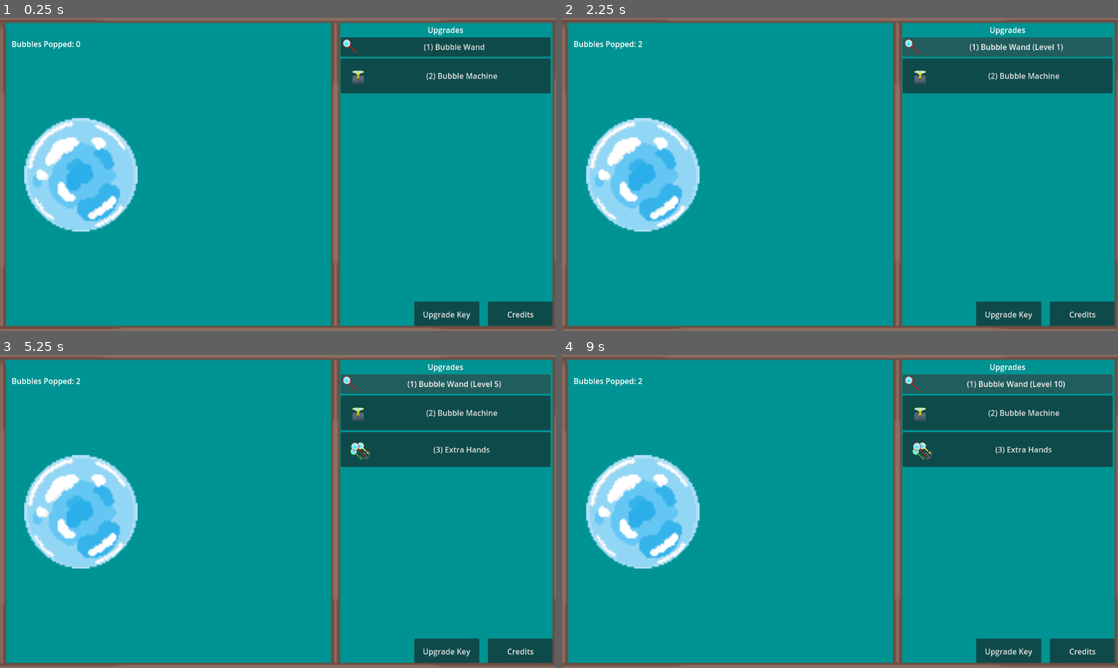
Above: before the commit, frames 1-4 (two rows, left to right).
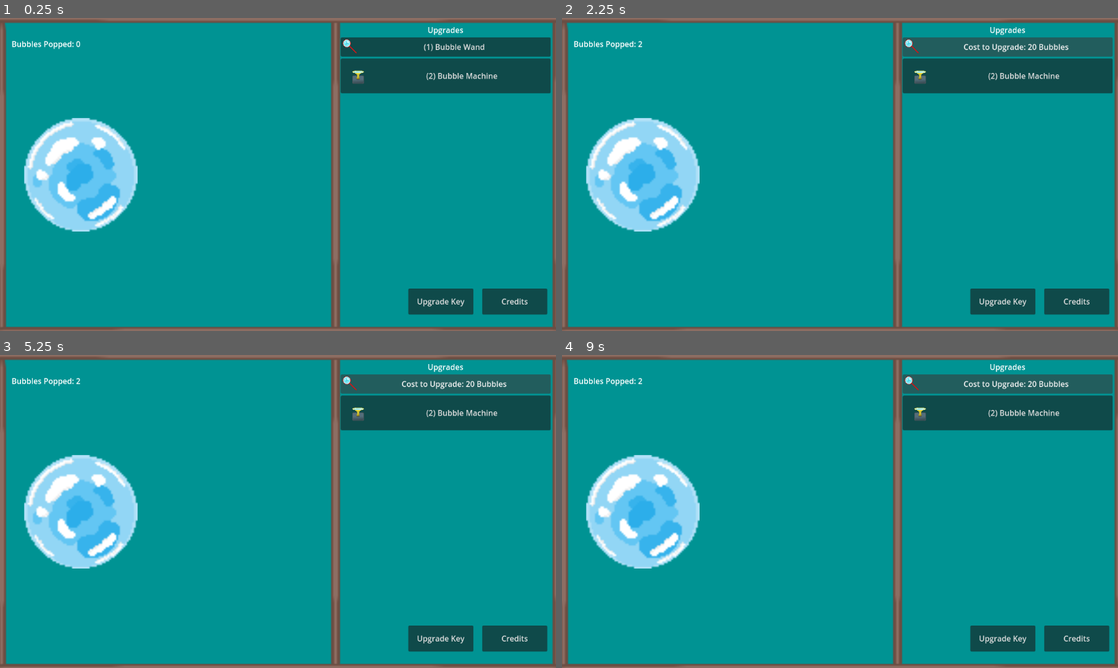
Above: after the commit, the same moments.

Repository: dbrogen/BubbleBusters
Game: Godot game, scene res://Scenes/main_screen.tscn
The game is run twice, just before and just after one commit, with the same random seed, the same clock (stepped at 60 frames per second) and the same inputs.
Inputs (mouse positions are in pixels of both pictures, inside the frame that each line leads up to):
- Up to frame 1 (0.25 s): no input
- Up to frame 2 (2.25 s): click (684, 174) at 0.5 s; click "(Space) Click to Pop" at 1.25 s; click "(1) Bubble Wand" at 2 s
- Up to frame 3 (5.25 s): click "(1) Bubble Wand (Level 1)" (after the commit: "Cost to Upgrade: 20 Bubbles") at 2.75 s; click "(1) Bubble Wand (Level 2)" (after the commit: "Cost to Upgrade: 20 Bubbles") at 3.5 s; click "(1) Bubble Wand (Level 3)" (after the commit: "Cost to Upgrade: 20 Bubbles") at 4.25 s; click "(1) Bubble Wand (Level 4)" (after the commit: "Cost to Upgrade: 20 Bubbles") at 5 s
- Up to frame 4 (9 s): click "(1) Bubble Wand (Level 5)" (after the commit: "Cost to Upgrade: 20 Bubbles") at 5.75 s; click "(1) Bubble Wand (Level 6)" (after the commit: "Cost to Upgrade: 20 Bubbles") at 6.5 s; click "(1) Bubble Wand (Level 7)" (after the commit: "Cost to Upgrade: 20 Bubbles") at 7.25 s; click "(1) Bubble Wand (Level 8)" (after the commit: "Cost to Upgrade: 20 Bubbles") at 8 s; click "(1) Bubble Wand (Level 9)" (after the commit: "Cost to Upgrade: 20 Bubbles") at 8.75 s

The runs differ from the first frame. In frame 1, 2.8% of the frame differs, in the area x 0-100%, y 86-99%; in frame 2, 3.0%; in frame 3, 7.2%; in frame 4, 7.2%, in the area x 0-100%, y 8-99%.

Commit message:
Bubble Health, UI, and Audio changes
Temporary removal of bubble health system, adjusted UI to prevent errors, allowed for looping music, adjusted variables to allow the game to maintain upgrade levels and popped bubbles when changing scenes.

Diff:
--- a/Scenes/main_screen.tscn
+++ b/Scenes/main_screen.tscn
@@ -14,38 +14,38 @@
 [node name="UI" parent="." instance=ExtResource("2_yre71")]
 offset_right = -7.0
 
-[node name="Timer" type="Timer" parent="."]
-wait_time = 120.0
-one_shot = true
-autostart = true
-
 [node name="AudioStreamPlayer2D" type="AudioStreamPlayer2D" parent="."]
 stream = ExtResource("4_8e5jr")
 autoplay = true
 
 [node name="Credits" type="Button" parent="."]
-offset_left = 1011.0
-offset_top = 587.0
-offset_right = 1146.0
-offset_bottom = 641.0
+z_index = 4
+offset_left = 999.0
+offset_top = 560.0
+offset_right = 1134.0
+offset_bottom = 614.0
 text = "Credits"
 
 [node name="UpgradeKey" type="Button" parent="."]
-offset_left = 858.0
-offset_top = 587.0
-offset_right = 993.0
-offset_bottom = 641.0
+z_index = 4
+offset_left = 846.0
+offset_top = 560.0
+offset_right = 981.0
+offset_bottom = 614.0
 text = "Upgrade Key"
 
 [node name="Bottom Frame" type="TextureRect" parent="."]
+process_mode = 4
 z_index = 1
 offset_left = -308.0
-offset_top = 535.0
+offset_top = 614.0
 offset_right = 1461.0
-offset_bottom = 684.0
+offset_bottom = 750.0
 texture = ExtResource("5_nfu0e")
+flip_v = true
 
 [node name="Top Frame" type="TextureRect" parent="."]
+process_mode = 4
 z_index = 1
 offset_left = -373.0
 offset_top = -111.0
@@ -54,6 +54,7 @@
 texture = ExtResource("5_nfu0e")
 
 [node name="Left Frame" type="TextureRect" parent="."]
+process_mode = 4
 offset_left = 115.0
 offset_top = -147.0
 offset_right = 1079.0
@@ -62,6 +63,7 @@
 texture = ExtResource("5_nfu0e")
 
 [node name="Right Frame" type="TextureRect" parent="."]
+process_mode = 4
 offset_left = 1266.0
 offset_top = -188.0
 offset_right = 2272.0
@@ -70,6 +72,7 @@
 texture = ExtResource("5_nfu0e")
 
 [node name="Middle Frame" type="TextureRect" parent="."]
+process_mode = 4
 offset_left = 807.0
 offset_top = -174.0
 offset_right = 1795.0
@@ -77,6 +80,5 @@
 rotation = 1.57079
 texture = ExtResource("5_nfu0e")
 
-[connection signal="timeout" from="Timer" to="." method="_on_timer_timeout"]
 [connection signal="pressed" from="Credits" to="." method="_on_button_pressed"]
 [connection signal="pressed" from="UpgradeKey" to="." method="_on_upgrade_key_pressed"]
--- a/Scenes/upgrade_key.tscn
+++ b/Scenes/upgrade_key.tscn
@@ -12,6 +12,7 @@
 script = ExtResource("1_n1lvq")
 
 [node name="ColorRect" type="ColorRect" parent="."]
+layout_mode = 0
 offset_left = -57.0
 offset_right = 1162.0
 offset_bottom = 676.0
--- a/Scripts/Global.gd
+++ b/Scripts/Global.gd
@@ -1,6 +1,7 @@
 class_name GlobalScript
 extends Node
 
+@export var bubblesPopped: int = 0;
 @export var wandLevel: int = 0;
 @export var machineLevel: int = 0;
 @export var handLevel: int = 0;
@@ -8,3 +9,9 @@
 @export var babyLevel: int = 0;
 @export var gardenLevel: int = 0;
 @export var gangsterLevel: int = 0;
+@export var bubblesPerClick: int = 1;
+@export var machineUnlocked: bool = false;
+@export var babiesUnlocked: bool = false;
+@export var gardenUnlocked: bool = false;
+@export var factoryUnlocked: bool = false;
+@export var gangstersUnlocked: bool = false;
--- a/Scripts/UI.gd
+++ b/Scripts/UI.gd
@@ -1,29 +1,106 @@
 class_name MainScreen
 extends Control
 
-@export var bubbleHealth: int = 0;
 @export var numBubbles: float = 0.0;
-var bubblesPerClick: int = 1;
+
+@export var bubblesPerClick: int = 1;
 var machineUnlocked: bool = false;
 var babiesUnlocked: bool = false;
 var gardenUnlocked: bool = false;
 var factoryUnlocked: bool = false;
 var gangstersUnlocked: bool = false;
 
+var wandBaseCost: int = 20;
+var machineBaseCost: int = 50;
+var babyBaseCost: int = 100;
+var factoryBaseCost: int = 250;
+var gardenBaseCost: int = 750;
+var handBaseCost: int = 50;
+var gangstersBaseCost: int = 1500;
+
+var wandLevel: int = Global.wandLevel;
+var machineLevel: int = Global.machineLevel;
+var babyLevel: int = Global.babyLevel;
+var factoryLevel: int = Global.factoryLevel;
+var gardenLevel: int = Global.gardenLevel;
+var handLevel: int = Global.handLevel;
+var gangsterLevel: int = Global.gangsterLevel;
+
 ## On scene load set the main text for the scene label and button
 func _ready() -> void:
+
+	numBubbles = Global.bubblesPopped;
 	$BubbleButton.text = "";
 	$Label.text = "Bubbles Popped: " + str(numBubbles);
-	$Upgrades/WandButton.text = "(1) Bubble Wand";
-	$Upgrades/MachineButton.text = "(2) Bubble Machine";
-	$Upgrades/BabyButton.text = "(5) Bubble Blowing Babies";
-	$Upgrades/FactoryButton.text = "(4) Bubble Factory";
-	$Upgrades/GardenButton.text = "(6) Bubble Garden";
-	$Upgrades/HandsButton.text = "(3) Extra Hands";
-	$Upgrades/GangsterButton.text = "(7) Bubble Busters";
-	bubbleHealth = get_parent().bubbleHealth;
+
+	wandLevel = Global.wandLevel;
+	machineLevel = Global.machineLevel;
+	babyLevel = Global.babyLevel;
+	factoryLevel = Global.factoryLevel;
+	gardenLevel = Global.gardenLevel;
+	handLevel = Global.handLevel;
+	gangsterLevel = Global.gangsterLevel;
+
+	bubblesPerClick = Global.bubblesPerClick;
+	machineUnlocked = Global.machineUnlocked;
+	babiesUnlocked = Global.babiesUnlocked;
+	gardenUnlocked = Global.gardenUnlocked;
+	factoryUnlocked = Global.factoryUnlocked;
+	gangstersUnlocked = Global.gangstersUnlocked;
+
+	if(wandLevel == 0):
+		$Upgrades/WandButton.text = "(1) Bubble Wand";
+	else:
+		$Upgrades/WandButton.text = "(1) Bubble Wand (Level " + str(wandLevel) + ")";
+
+	if(machineLevel == 0):
+		$Upgrades/MachineButton.text = "(2) Bubble Machine";
+	else:
+		$Upgrades/MachineButton.text = "(2) Bubble Machine (Level " + str(machineLevel) + ")";
+
+	if(handLevel == 0):
+		$Upgrades/HandsButton.text = "(3) Extra Hands";
+	else:
+		$Upgrades/WandButton.text = "(3) Extra Hands (Level " + str(handLevel) + ")";
+
+	if(babyLevel == 0):
+		$Upgrades/BabyButton.text = "(5) Bubble Blowing Babies";
+	else:
+		$Upgrades/WandButton.text = "(5) Bubble Blowing Babies (Level " + str(babyLevel) + ")";
+
+	if(factoryLevel == 0):
+		$Upgrades/FactoryButton.text = "(4) Bubble Factory";
+	else:
+		$Upgrades/WandButton.text = "(4) Bubble Factory (Level " + str(factoryLevel) + ")";
+
+	if(gardenLevel == 0):
+		$Upgrades/GardenButton.text = "(6) Bubble Garden";
+	else:
+		$Upgrades/WandButton.text = "(6) Bubble Garden (Level " + str(gardenLevel) + ")";
+
+	if(gangsterLevel == 0):
+		$Upgrades/GangsterButton.text = "(7) Bubble Busters";
+	else:
+		$Upgrades/WandButton.text = "(7) Bubble Busters (Level " + str(gangsterLevel) + ")";
 
 func _process(_delta: float) -> void:
+	Global.bubblesPopped = numBubbles;
+
+	Global.wandLevel = wandLevel;
+	Global.machineLevel = machineLevel;
+	Global.babyLevel = babyLevel;
+	Global.factoryLevel = factoryLevel;
+	Global.gardenLevel = gardenLevel;
+	Global.handLevel = handLevel;
+	Global.gangsterLevel = gangsterLevel;
+
+	Global.bubblesPerClick = bubblesPerClick;
+	Global.machineUnlocked = machineUnlocked;
+	Global.babiesUnlocked = babiesUnlocked;
+	Global.gardenUnlocked = gardenUnlocked;
+	Global.factoryUnlocked = factoryUnlocked;
+	Global.gangstersUnlocked = gangstersUnlocked;
+
 	$Label.text = "Bubbles Popped: " + str(round(numBubbles));
 	if(machineUnlocked):
 		if(factoryUnlocked):
@@ -54,11 +131,8 @@
 
 
 func _on_bubble_button_pressed() -> void:
-	bubbleHealth -= bubblesPerClick;
 	$BubbleButton/AudioStreamPlayer2D.play();
-	if(bubbleHealth <= 0):
-		numBubbles += 1;
-		bubbleHealth = get_parent().bubbleHealth;
+	numBubbles += bubblesPerClick;
 
 func _on_bubble_button_mouse_entered() -> void:
 	$BubbleButton.text = " (Space)     Click to Pop";
@@ -67,132 +141,141 @@
 	$BubbleButton.text = "";
 
 func _on_wand_button_pressed() -> void:
-	bubblesPerClick += 1;
-	Global.wandLevel += 1;
-	$Upgrades/WandButton.text = "(1) Bubble Wand (Level " + str(Global.wandLevel) + ")";
+	if(numBubbles >= wandBaseCost):
+		numBubbles -= wandBaseCost;
+		bubblesPerClick += 1;
+		wandLevel += 1;
+		$Upgrades/WandButton.text = "(1) Bubble Wand (Level " + str(wandLevel) + ")";
 
 func _on_wand_button_mouse_entered() -> void:
-	$Upgrades/WandButton.text = "This increases the amount of bubbles popped per click";
+	$Upgrades/WandButton.text = "Cost to Upgrade: " + str(wandBaseCost) + " Bubbles";
 
 func _on_wand_button_mouse_exited() -> void:
 	if(bubblesPerClick > 1):
-		$Upgrades/WandButton.text = "(1) Bubble Wand (Level " + str(Global.wandLevel) + ")";
+		$Upgrades/WandButton.text = "(1) Bubble Wand (Level " + str(wandLevel) + ")";
 	else:
 		$Upgrades/WandButton.text = "(1) Bubble Wand";
 
 func _on_hands_button_pressed() -> void:
-	bubblesPerClick += 1;
-	Global.handLevel += 1;
-	$Upgrades/HandsButton.text = "Extra Hands (Level " + str(Global.handLevel) + ")";
+	if(numBubbles >= handBaseCost):
+		numBubbles -= handBaseCost;
+		bubblesPerClick += 1;
+		handLevel += 1;
+		$Upgrades/HandsButton.text = "Extra Hands (Level " + str(handLevel) + ")";
 
 func _on_machine_button_pressed() -> void:
-	if(!machineUnlocked):
+	if(!machineUnlocked and numBubbles >= machineBaseCost):
+		numBubbles -= machineBaseCost;
 		print("Machine Unlocked")
 		machineUnlocked = true;
-		Global.machineLevel = 1;
-		$Upgrades/MachineButton.text = "(2) Bubble Machine (Level " + str(Global.machineLevel) + ")";
-	else:
-		Global.machineLevel += 1;
-		$Upgrades/MachineButton.text = "(2) Bubble Machine (Level " + str(Global.machineLevel) + ")";
+		machineLevel = 1;
+		$Upgrades/MachineButton.text = "(2) Bubble Machine (Level " + str(machineLevel) + ")";
+	else:
+		machineLevel += 1;
+		$Upgrades/MachineButton.text = "(2) Bubble Machine (Level " + str(machineLevel) + ")";
 
 func _on_machine_button_mouse_entered() -> void:
-	$Upgrades/MachineButton.text = "This passively pops bubbles";
+	$Upgrades/MachineButton.text = "Cost to Upgrade: " + str(machineBaseCost) + " Bubbles";
 
 func _on_machine_button_mouse_exited() -> void:
 	if(machineUnlocked):
-		$Upgrades/MachineButton.text = "(2) Bubble Machine (Level " + str(Global.machineLevel) + ")";
+		$Upgrades/MachineButton.text = "(2) Bubble Machine (Level " + str(machineLevel) + ")";
 	else:
 		$Upgrades/MachineButton.text = "(2) Bubble Machine"
 
 func _on_factory_button_pressed() -> void:
-	if(!factoryUnlocked):
+	if(!factoryUnlocked and numBubbles >= factoryBaseCost):
+		numBubbles -= factoryBaseCost;
 		print("Factory Unlocked")
 		factoryUnlocked = true;
-		Global.factoryLevel += 1;
-		$Upgrades/FactoryButton.text = "(4) Bubble Factory (Level " + str(Global.factoryLevel) + ")";
-	else:
-		Global.factoryLevel += 1;
-		$Upgrades/FactoryButton.text = "(4) Bubble Factory (Level " + str(Global.factoryLevel) + ")";
+		factoryLevel += 1;
+		$Upgrades/FactoryButton.text = "(4) Bubble Factory (Level " + str(factoryLevel) + ")";
+	else:
+		factoryLevel += 1;
+		$Upgrades/FactoryButton.text = "(4) Bubble Factory (Level " + str(factoryLevel) + ")";
 
 func _on_baby_button_pressed() -> void:
-	if(!babiesUnlocked):
+	if(!babiesUnlocked and numBubbles >= babyBaseCost):
+		numBubbles -= babyBaseCost;
 		print("Babies Unlocked")
 		babiesUnlocked = true;
+		babyLevel += 1;
+		$Upgrades/BabyButton.text = "(5) Bubble Babies (Level " + str(babyLevel) + ")";
+	else:
 		Global.babyLevel += 1;
-		$Upgrades/BabyButton.text = "(5) Bubble Babies (Level " + str(Global.babyLevel) + ")";
-	else:
-		Global.babyLevel += 1;
-		$Upgrades/BabyButton.text = "(5) Bubble Babies (Level " + str(Global.babyLevel) + ")";
+		$Upgrades/BabyButton.text = "(5) Bubble Babies (Level " + str(babyLevel) + ")";
 
 func _on_garden_button_pressed() -> void:
-	if(!gardenUnlocked):
+	if(!gardenUnlocked and numBubbles >= gardenBaseCost):
+		numBubbles -= gardenBaseCost;
 		print("Garden Unlocked")
 		gardenUnlocked = true;
-		Global.gardenLevel += 1;
-		$Upgrades/GardenButton.text = "(6) Bubble Garden (Level " + str(Global.gardenLevel) + ")";
-	else:
-		Global.gardenLevel += 1;
-		$Upgrades/GardenButton.text = "(6) Bubble Garden (Level " + str(Global.gardenLevel) + ")";
+		gardenLevel += 1;
+		$Upgrades/GardenButton.text = "(6) Bubble Garden (Level " + str(gardenLevel) + ")";
+	else:
+		gardenLevel += 1;
+		$Upgrades/GardenButton.text = "(6) Bubble Garden (Level " + str(gardenLevel) + ")";
 
 func _on_gangster_button_pressed() -> void:
-	if(!gangstersUnlocked):
+	if(!gangstersUnlocked and numBubbles >= gangstersBaseCost):
+		numBubbles -= gangstersBaseCost;
 		print("Gangsters Unlocked")
 		gangstersUnlocked = true;
-		Global.gangsterLevel += 1;
-		$Upgrades/GangsterButton.text = "(7) Bubble Gangsters (Level " + str(Global.gangsterLevel) + ")";
-	else:
-		Global.gangsterLevel += 1;
-		$Upgrades/GangsterButton.text = "(7) Bubble Gangsters (Level " + str(Global.gangsterLevel) + ")";
+		gangsterLevel += 1;
+		$Upgrades/GangsterButton.text = "(7) Bubble Gangsters (Level " + str(gangsterLevel) + ")";
+	else:
+		gangsterLevel += 1;
+		$Upgrades/GangsterButton.text = "(7) Bubble Gangsters (Level " + str(gangsterLevel) + ")";
 
 
 func _on_hands_button_mouse_entered() -> void:
-	$Upgrades/HandsButton.text = "This increases the amount of bubbles popped per click";
+	$Upgrades/HandsButton.text = "Cost to Upgrade: " + str(handBaseCost) + " Bubbles";
 
 
 func _on_hands_button_mouse_exited() -> void:
 	if(Global.handLevel > 1):
-		$Upgrades/HandsButton.text = "(3) Extra Hands (Level " + str(Global.handLevel) + ")";
+		$Upgrades/HandsButton.text = "(3) Extra Hands (Level " + str(handLevel) + ")";
 	else:
 		$Upgrades/HandsButton.text = "(3) Extra Hands";
 
 
 func _on_factory_button_mouse_entered() -> void:
-	$Upgrades/FactoryButton.text = "We will continue our push into auto-popping bubble science. Let’s get some factories going!";
+	$Upgrades/FactoryButton.text = "Cost to Upgrade: " + str(factoryBaseCost) + " Bubbles";
 
 
 func _on_factory_button_mouse_exited() -> void:
 	if(factoryUnlocked):
-		$Upgrades/FactoryButton.text = "(4) Bubble Factory (Level " + str(Global.factoryLevel) + ")";
+		$Upgrades/FactoryButton.text = "(4) Bubble Factory (Level " + str(factoryLevel) + ")";
 	else:
 		$Upgrades/FactoryButton.text = "(4) Bubble Factory";
 
 
 func _on_baby_button_mouse_entered() -> void:
-	$Upgrades/BabyButton.text = "Babies love to blow bubbles. Why don't we capitalize on this?";
+	$Upgrades/BabyButton.text = "Cost to Upgrade: " + str(babyBaseCost) + " Bubbles";
 
 
 func _on_baby_button_mouse_exited() -> void:
 	if(babiesUnlocked):
-		$Upgrades/BabyButton.text = "(5) Bubble Blowing Babies (Level " + str(Global.babyLevel) + ")";
+		$Upgrades/BabyButton.text = "(5) Bubble Blowing Babies (Level " + str(babyLevel) + ")";
 	else:
 		$Upgrades/BabyButton.text = "(5) Bubble Blowing Babies";
 
 
 func _on_garden_button_mouse_entered() -> void:
-	$Upgrades/GardenButton.text = "Planting bubbles seems to grow more! Then, we can pop them.";
+	$Upgrades/GardenButton.text = "Cost to Upgrade: " + str(gardenBaseCost) + " Bubbles";
 
 
 func _on_garden_button_mouse_exited() -> void:
 	if(gardenUnlocked):
-		$Upgrades/GardenButton.text = "(6) Bubble Garden (Level " + str(Global.gardenLevel) + ")";
+		$Upgrades/GardenButton.text = "(6) Bubble Garden (Level " + str(gardenLevel) + ")";
 	else:
 		$Upgrades/GardenButton.text = "(6) Bubble Garden";
 
 func _on_gangster_button_mouse_entered() -> void:
-	$Upgrades/GangsterButton.text = "Babies like to pop bubbles lets teach them how to be Bubble Busters.";
+	$Upgrades/GangsterButton.text = "Cost to Upgrade: " + str(gangstersBaseCost) + " Bubbles";
 
 func _on_gangster_button_mouse_exited() -> void:
 	if(gangstersUnlocked):
-		$Upgrades/GangsterButton.text = "(7) Bubble Busters (Level " + str(Global.gangsterLevel) + ")";
+		$Upgrades/GangsterButton.text = "(7) Bubble Busters (Level " + str(gangsterLevel) + ")";
 	else:
 		$Upgrades/GangsterButton.text = "(7) Bubble Busters";
Not shown, changed: Audio/Bobber Loop.wav.import
